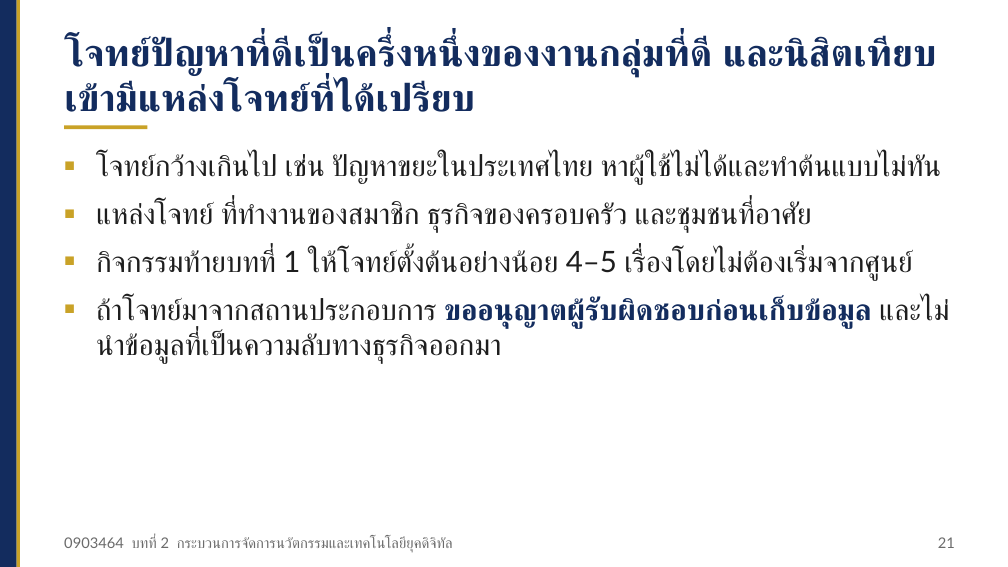
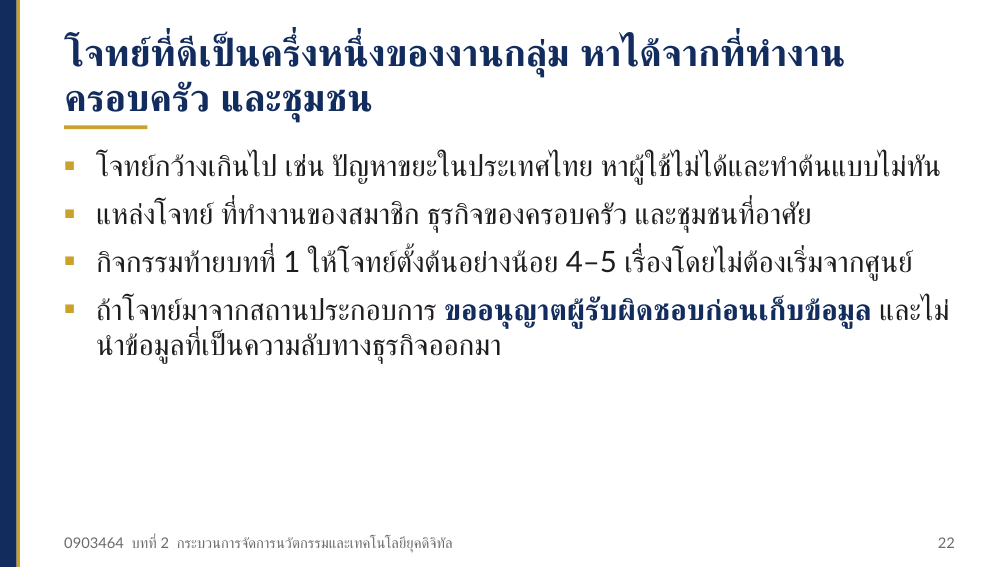
Before and after one commit to Aj-Warawut/academic-web-teaching, a slide deck: slide 22 of ci/files/ci_0903464_บทที่02_สไลด์.pptx (slide 21 before the commit). Drawn at 1008x567 pixels with LibreOffice and Linux fonts; fonts in the diff are those of the drawing. Boxes give left, top, right and bottom in pixels: in the first picture for what was removed or moved away, otherwise in the second. Text is boxed around its words. In the diff, an @@ line names an element or a change of style, - is before the commit and + after.

```diff
--- a/ci/files/ci_0903464_บทที่02_สไลด์.pptx
+++ b/ci/files/ci_0903464_บทที่02_สไลด์.pptx
@@ text at (64, 36, 845, 122): text changed @@
-โจทย์ปัญหาที่ดีเป็นครึ่งหนึ่งของงานกลุ่มที่ดี และนิสิตเทียบเข้ามีแหล่งโจทย์ที่ได้เปรียบ
+โจทย์ที่ดีเป็นครึ่งหนึ่งของงานกลุ่ม หาได้จากที่ทำงาน ครอบครัว และชุมชน
@@ text at (938, 537, 955, 548): text changed @@
-21
+22
```
Also in this commit, not shown: 23 other slides changed, 1 slide added, 25 other files.
